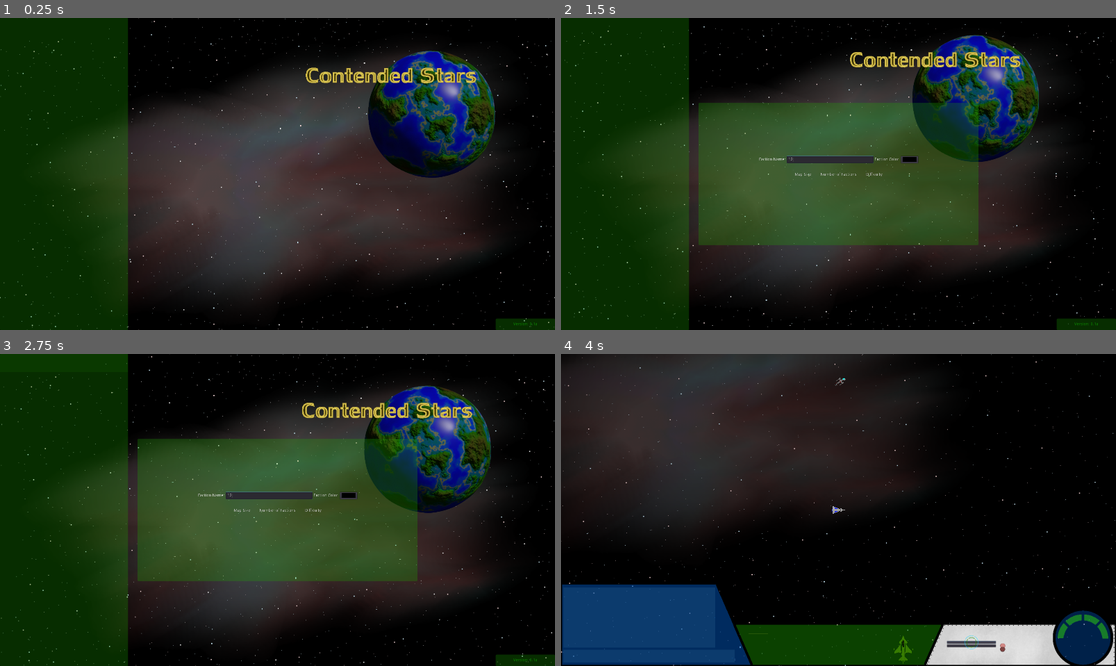
Above: before the commit, frames 1-4 (two rows, left to right).
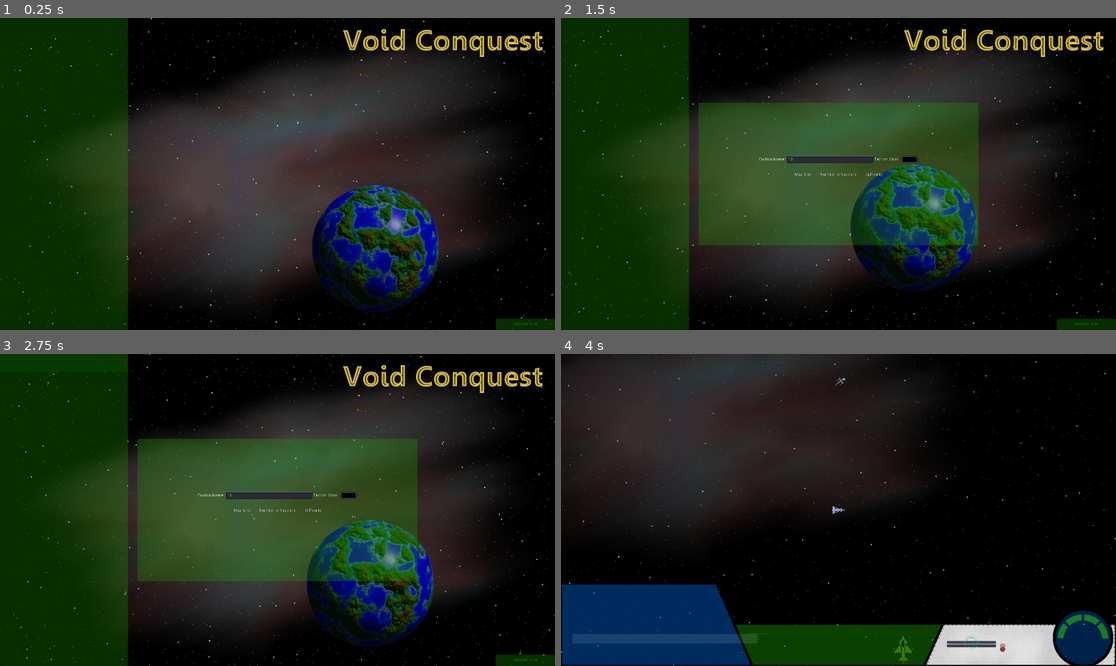
Above: after the commit, the same moments.

Repository: 029614/RedVoid
Game: Godot game, scene res://Start/StartScreen.tscn
Same seed, same stepped clock (60 frames per second), same inputs: the game is played once before the commit and once after it.
Inputs (mouse positions are in pixels of both pictures, inside the frame that each line leads up to):
- Up to frame 1 (0.25 s): no input
- Up to frame 2 (1.5 s): click "New Game" at 0.5 s; click (827, 158) at 1.27 s; type "12" at 1.35 s
- Up to frame 3 (2.75 s): click "New Game" at 2 s
- Up to frame 4 (4 s): click "Start" at 2.75 s; click "Missile Alert" at 3.5 s

The runs differ from the first frame. In frame 1, 16% of the frame differs, in the area x 0-100%, y 0-100%; in frame 2, 15%; in frame 3, 15%; in frame 4, 0.5%.

Commit message:
Lots of little updates

Diff:
--- a/Assets/Ship/Freighter.tscn
+++ b/Assets/Ship/Freighter.tscn
@@ -1,42 +1,11 @@
-[gd_scene load_steps=11 format=2]
+[gd_scene load_steps=5 format=2]
 
-[ext_resource path="res://Assets/Particles/EngineExhaust.png" type="Texture" id=1]
 [ext_resource path="res://Assets/Ship/Freighter.gd" type="Script" id=2]
 [ext_resource path="res://Assets/Ship/FreighterSprite.tscn" type="PackedScene" id=3]
 [ext_resource path="res://Assets/Vector.png" type="Texture" id=6]
 
 [sub_resource type="RectangleShape2D" id=1]
 extents = Vector2( 232, 118.269 )
-
-[sub_resource type="Gradient" id=2]
-offsets = PoolRealArray( 0.00740741, 0.140741, 0.57037 )
-colors = PoolColorArray( 0, 1, 0.960784, 0.45098, 0.772549, 0.772549, 0.772549, 0.564706, 0.498039, 0.498039, 0.498039, 0.14902 )
-
-[sub_resource type="GradientTexture" id=3]
-gradient = SubResource( 2 )
-width = 5000
-
-[sub_resource type="Curve" id=4]
-_data = [ Vector2( 0, 1 ), 0.0, 0.0, 0, 0, Vector2( 0.816456, 0.6 ), 0.0, 0.0, 0, 0, Vector2( 1, 0.0090909 ), 0.0, 0.0, 0, 0 ]
-
-[sub_resource type="CurveTexture" id=5]
-curve = SubResource( 4 )
-
-[sub_resource type="ParticlesMaterial" id=6]
-emission_shape = 2
-emission_box_extents = Vector3( 75, 75, 75 )
-flag_disable_z = true
-spread = 0.0
-gravity = Vector3( 0, 0, 0 )
-initial_velocity = 3500.0
-orbit_velocity = 0.0
-orbit_velocity_random = 0.0
-linear_accel = -100.0
-angle = 45.0
-angle_random = 1.0
-scale = 0.6
-scale_curve = SubResource( 5 )
-color_ramp = SubResource( 3 )
 
 [node name="Freighter" type="KinematicBody2D"]
 scale = Vector2( 0.25, 0.25 )
@@ -83,25 +52,3 @@
 offset = Vector2( 51.1615, 0 )
 
 [node name="CanvasLayer" type="CanvasLayer" parent="."]
-
-[node name="Engines" type="Node2D" parent="."]
-
-[node name="Particles2D" type="Particles2D" parent="Engines"]
-show_behind_parent = true
-position = Vector2( -785.453, -50.5255 )
-rotation = 3.14159
-scale = Vector2( 0.0625, 0.0625 )
-amount = 100
-local_coords = false
-process_material = SubResource( 6 )
-texture = ExtResource( 1 )
-
-[node name="Particles2D2" type="Particles2D" parent="Engines"]
-show_behind_parent = true
-position = Vector2( -785.453, 62.0371 )
-rotation = 3.14159
-scale = Vector2( 0.0625, 0.0625 )
-amount = 100
-local_coords = false
-process_material = SubResource( 6 )
-texture = ExtResource( 1 )
--- a/Player/Player.gd
+++ b/Player/Player.gd
@@ -143,10 +143,12 @@
         if ship.location_state == "free" and current_weapon == "missile" and Input.is_action_just_pressed("weapons"):
             #Global.emit_signal("torpedo_request", self)
             ship.fireControl("missile")
-        if ship.location_state == "free" and current_weapon == "cannon" and Input.is_action_pressed("weapons"):
+        if ship.location_state == "free" and current_weapon == "cannon" and firing_cannon == false and Input.is_action_pressed("weapons"):
             firing_cannon = true
-        elif ship.location_state == "free" and current_weapon == "cannon" and Input.is_action_just_released("weapons"):
+            hud.cannon(true)
+        elif ship.location_state == "free" and current_weapon == "cannon" and firing_cannon == true and Input.is_action_just_released("weapons"):
             firing_cannon = false
+            hud.cannon(false)
 
         #Camera Zoom
         if Input.is_action_pressed("zoom_in") and camera_state == "zoomed_in":
--- a/Player/Player.tscn
+++ b/Player/Player.tscn
@@ -68,7 +68,7 @@
 
 [node name="ParallaxLayer" type="ParallaxLayer" parent="Foreground"]
 modulate = Color( 0.768627, 0.878431, 0.933333, 1 )
-motion_scale = Vector2( 0.15, 0.15 )
+motion_scale = Vector2( 0.2, 0.2 )
 motion_mirroring = Vector2( 1920, 1080 )
 
 [node name="Sprite" type="Sprite" parent="Foreground/ParallaxLayer"]
@@ -92,7 +92,7 @@
 scroll_ignore_camera_zoom = true
 
 [node name="ParallaxLayer" type="ParallaxLayer" parent="Particles"]
-motion_scale = Vector2( 0.2, 0.2 )
+motion_scale = Vector2( 0.25, 0.25 )
 motion_mirroring = Vector2( 1920, 1080 )
 
 [node name="Particles" type="Sprite" parent="Particles/ParallaxLayer"]
--- a/Start/BG.gd
+++ b/Start/BG.gd
@@ -24,20 +24,20 @@
     if wait == false:
         relative_x = -(mouse_x - (viewport_size.x/2)) / (viewport_size.x/2)
         relative_y = -(mouse_y - (viewport_size.y/2)) / (viewport_size.y/2)
-        $Canvas/ParallaxLayer.motion_offset.x = 1 * mod * relative_x
-        $Canvas/ParallaxLayer.motion_offset.y = 1 * mod * relative_y
+        $Canvas/ParallaxLayer.motion_offset.x = .5 * mod * relative_x
+        $Canvas/ParallaxLayer.motion_offset.y = .5 * mod * relative_y
 
-        $Nebula/ParallaxLayer.motion_offset.x = 2 * mod * relative_x
-        $Nebula/ParallaxLayer.motion_offset.y = 2 * mod * relative_y
+        $Nebula/ParallaxLayer.motion_offset.x = 1 * mod * relative_x
+        $Nebula/ParallaxLayer.motion_offset.y = 1 * mod * relative_y
 
-        $Layer1/ParallaxLayer.motion_offset.x = 3 * mod * relative_x
-        $Layer1/ParallaxLayer.motion_offset.y = 3 * mod * relative_y
+        $Layer1/ParallaxLayer.motion_offset.x = 2 * mod * relative_x
+        $Layer1/ParallaxLayer.motion_offset.y = 2 * mod * relative_y
 
-        $Layer2/ParallaxLayer.motion_offset.x = 4 * mod * relative_x
-        $Layer2/ParallaxLayer.motion_offset.y = 4 * mod * relative_y
+        $Layer2/ParallaxLayer.motion_offset.x = 3 * mod * relative_x
+        $Layer2/ParallaxLayer.motion_offset.y = 3 * mod * relative_y
 
-        $Layer3/ParallaxLayer.motion_offset.x = 5 * mod * relative_x
-        $Layer3/ParallaxLayer.motion_offset.y = 5 * mod * relative_y
+        $Layer3/ParallaxLayer.motion_offset.x = 4 * mod * relative_x
+        $Layer3/ParallaxLayer.motion_offset.y = 4 * mod * relative_y
 
-        $Layer4/ParallaxLayer.motion_offset.x = 6 * mod * relative_x
-        $Layer4/ParallaxLayer.motion_offset.y = 6 * mod * relative_y
+        $Layer4/ParallaxLayer.motion_offset.x = 8 * mod * relative_x
+        $Layer4/ParallaxLayer.motion_offset.y = 8 * mod * relative_y
--- a/Start/StartScreen.tscn
+++ b/Start/StartScreen.tscn
@@ -9,6 +9,7 @@
 [ext_resource path="res://Assets/Images/Title.png" type="Texture" id=7]
 [ext_resource path="res://Assets/Sounds/Beep.ogg" type="AudioStream" id=8]
 [ext_resource path="res://Assets/Sounds/Button.ogg" type="AudioStream" id=9]
+[ext_resource path="res://Assets/Planets/Planet1.png" type="Texture" id=10]
 
 [sub_resource type="StyleBoxFlat" id=1]
 bg_color = Color( 0.117647, 0.67451, 0, 0.266667 )
@@ -114,8 +115,8 @@
 [node name="ParallaxLayer" type="ParallaxLayer" parent="BG/Layer4"]
 
 [node name="Sprite" type="Sprite" parent="BG/Layer4/ParallaxLayer"]
-position = Vector2( 365.044, -266.859 )
-texture = ExtResource( 7 )
+position = Vector2( 259.278, 177.787 )
+texture = ExtResource( 10 )
 
 [node name="MainMenu" type="Control" parent="."]
 anchor_right = 1.0
@@ -389,7 +390,7 @@
 
 [node name="Beep" type="AudioStreamPlayer" parent="."]
 stream = ExtResource( 8 )
-volume_db = -10.0
+volume_db = -12.0
 
 [node name="BeepTimer" type="Timer" parent="Beep"]
 wait_time = 0.092
@@ -403,6 +404,17 @@
 [node name="ClickTimer" type="Timer" parent="Click"]
 wait_time = 0.08
 one_shot = true
+
+[node name="TextureRect" type="TextureRect" parent="."]
+margin_left = 1146.15
+margin_top = -23.7432
+margin_right = 3066.15
+margin_bottom = 476.257
+rect_scale = Vector2( 0.4, 0.4 )
+texture = ExtResource( 7 )
+__meta__ = {
+"_edit_use_anchors_": false
+}
 [connection signal="mouse_entered" from="MainMenu/Panel/VBoxContainer/New" to="." method="_on_New_mouse_entered"]
 [connection signal="pressed" from="MainMenu/Panel/VBoxContainer/New" to="." method="_on_New_pressed"]
 [connection signal="mouse_entered" from="MainMenu/Panel/VBoxContainer/Load" to="." method="_on_Load_mouse_entered"]
--- a/UI/HUD.gd
+++ b/UI/HUD.gd
@@ -10,6 +10,8 @@
 
 var icons = []
 var tracking = []
+
+var cannon = "stopped"
 # Called when the node enters the scene tree for the first time.
 func _ready() -> void:
     pass
@@ -32,7 +34,7 @@
 
 func _input(event: InputEvent) -> void:
 
-    if Input.is_action_just_pressed("compose_message"):
+    if Input.is_action_just_released("compose_message"):
         if get_focus_owner() == $ReadOut/LineInput:
             pass
         else:
@@ -184,6 +186,13 @@
     $Sounds/Beep.play(0.0)
     $Sounds/Beep/BeepTimer.start()
 
+func cannon(value):
+    if value == true and cannon == "stopped":
+        $Sounds/Cannon.play(0.0)
+        cannon = "playing"
+    elif value == false and cannon == "playing":
+        $Sounds/Cannon.stop()
+        cannon = "stopped"
 
 func _on_BeepTimer_timeout() -> void:
     $Sounds/Beep.stop()
--- a/UI/HUD.tscn
+++ b/UI/HUD.tscn
@@ -9,6 +9,9 @@
 [ext_resource path="res://Assets/warningOn.png" type="Texture" id=7]
 [ext_resource path="res://Assets/Sounds/Beep.ogg" type="AudioStream" id=8]
 [ext_resource path="res://UI/HUD.gd" type="Script" id=9]
+[ext_resource path="res://Assets/Sounds/Cannons.ogg" type="AudioStream" id=10]
+[ext_resource path="res://Assets/HUD/HUDPanel1.png" type="Texture" id=11]
+[ext_resource path="res://Assets/HUD/HUDPanel1b.png" type="Texture" id=12]
 
 [sub_resource type="Theme" id=1]
 default_font = ExtResource( 2 )
@@ -22,9 +25,6 @@
 Label/fonts/font = null
 Label/styles/normal = null
 
-[sub_resource type="StyleBoxFlat" id=2]
-bg_color = Color( 0.160784, 0.380392, 0.556863, 0.298039 )
-
 [sub_resource type="DynamicFontData" id=3]
 font_path = "res://Assets/Fonts/SourceCodePro-Black.ttf"
 
@@ -44,7 +44,7 @@
 Label/styles/normal = null
 
 [sub_resource type="StyleBoxFlat" id=6]
-bg_color = Color( 0.160784, 0.380392, 0.556863, 0.298039 )
+bg_color = Color( 0.878431, 0.941176, 0.988235, 0.117647 )
 
 [sub_resource type="SpriteFrames" id=7]
 animations = [ {
@@ -82,17 +82,16 @@
 anchor_top = 1.0
 anchor_right = 0.5
 anchor_bottom = 1.0
-margin_left = -952.0
-margin_top = -272.0
-margin_right = -360.0
-margin_bottom = -144.0
+margin_left = -864.0
+margin_top = -304.0
+margin_right = -272.0
+margin_bottom = -176.0
 
 [node name="ScrollContainer" type="ScrollContainer" parent="ReadOut"]
 anchor_right = 1.0
 anchor_bottom = 1.0
 margin_right = -67.0
-margin_bottom = 80.0
-custom_styles/bg = SubResource( 2 )
+margin_bottom = 56.0
 scroll_horizontal_enabled = false
 __meta__ = {
 "_edit_use_anchors_": false
@@ -112,9 +111,10 @@
 autowrap = true
 
 [node name="LineInput" type="LineEdit" parent="ReadOut"]
-margin_top = 216.0
-margin_right = 592.0
-margin_bottom = 260.0
+margin_left = -56.0
+margin_top = 194.0
+margin_right = 584.0
+margin_bottom = 226.0
 custom_styles/normal = SubResource( 6 )
 __meta__ = {
 "_edit_use_anchors_": false
@@ -372,5 +372,34 @@
 [node name="BeepTimer" type="Timer" parent="Sounds/Beep"]
 wait_time = 0.092
 one_shot = true
+
+[node name="Cannon" type="AudioStreamPlayer" parent="Sounds"]
+stream = ExtResource( 10 )
+volume_db = -10.0
+pitch_scale = 1.8
+
+[node name="PanelA" type="NinePatchRect" parent="."]
+visible = false
+anchor_top = 1.0
+anchor_right = 1.0
+anchor_bottom = 1.0
+margin_top = -72.0
+margin_right = -1208.0
+texture = ExtResource( 11 )
+patch_margin_left = 149
+patch_margin_right = 103
+
+[node name="PanelB" type="NinePatchRect" parent="."]
+visible = false
+modulate = Color( 0.501961, 0.905882, 1, 0.196078 )
+anchor_left = 0.5
+anchor_right = 0.5
+margin_left = -952.0
+margin_top = 776.0
+margin_right = -254.0
+margin_bottom = 1014.0
+texture = ExtResource( 12 )
+patch_margin_left = 112
+patch_margin_right = 108
 [connection signal="text_entered" from="ReadOut/LineInput" to="." method="_on_LineInput_text_entered"]
 [connection signal="timeout" from="Sounds/Beep/BeepTimer" to="." method="_on_BeepTimer_timeout"]
--- a/Wells/Planet.gd
+++ b/Wells/Planet.gd
@@ -62,7 +62,12 @@
             planet_state = "occupied"
             capture(capturing_fac, self)
             capturing_fac = null
+            $Prog/CaptureProgress/Unclaimed.hide()
             print("successful capture")
+
+    if planet_state == "empty" and capture_perc > 0:
+        print("planet empty")
+        capture_perc -= .5
 
 func capture(faction, planet):
     if ownership != faction and planet == self:
@@ -126,3 +131,9 @@
 
 func get_planet_color():
     pass
+
+
+
+func _on_Landing_area_shape_exited(area_id: int, area: Area2D, area_shape: int, self_shape: int) -> void:
+    if planet_state != "occupied":
+        planet_state = "empty"
--- a/Wells/Planet.tscn
+++ b/Wells/Planet.tscn
@@ -69,7 +69,7 @@
 [node name="Prog" type="Node2D" parent="."]
 
 [node name="CaptureProgress" type="TextureProgress" parent="Prog"]
-self_modulate = Color( 0.494118, 1, 0.180392, 0.278431 )
+self_modulate = Color( 0.494118, 1, 0.180392, 0.392157 )
 anchor_left = 0.5
 anchor_top = 0.5
 anchor_right = 0.5
@@ -86,11 +86,14 @@
 "_edit_use_anchors_": false
 }
 
-[node name="NinePatchRect" type="NinePatchRect" parent="Prog/CaptureProgress"]
+[node name="Unclaimed" type="NinePatchRect" parent="Prog/CaptureProgress"]
 self_modulate = Color( 1, 1, 1, 0.32549 )
 anchor_right = 1.0
 anchor_bottom = 1.0
 texture = ExtResource( 4 )
+__meta__ = {
+"_edit_use_anchors_": false
+}
 
 [node name="Planet" type="Label" parent="Prog"]
 margin_left = -128.0
@@ -104,5 +107,6 @@
 "_edit_use_anchors_": false
 }
 [connection signal="area_shape_entered" from="Landing" to="." method="_on_Landing_area_shape_entered"]
+[connection signal="area_shape_exited" from="Landing" to="." method="_on_Landing_area_shape_exited"]
 [connection signal="body_entered" from="Arrival" to="." method="_on_Arrival_body_entered"]
 [connection signal="body_exited" from="Arrival" to="." method="_on_Arrival_body_exited"]
Binary file added: Assets/HUD/HUDPanel1.png
Not shown, added: Assets/HUD/HUDPanel1.png.import
Binary file added: Assets/HUD/HUDPanel1b.png
Not shown, added: Assets/HUD/HUDPanel1b.png.import
Binary file changed: Assets/Images/Title.png
Not shown, added: Assets/Sounds/Cannons.ogg.import
Not shown: 1 places in Start/StartScreen.tscn that only renumber resources
Not shown: 1 places in UI/HUD.tscn that only renumber resources
Not shown, added: Assets/Sounds/Cannons.ogg
